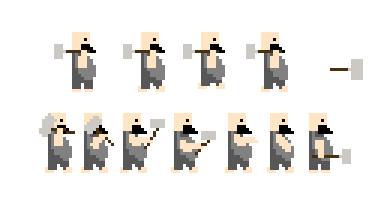
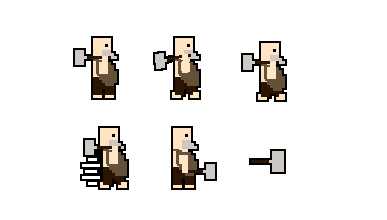
Revision of a layered w=387, h=220 image; what changed, layer by layer:
painted on "Tiro" (2nd of 2, in "Tiro") over [251, 59, 363, 172]
removed group "Atack1" (3 layers) from group "Atack" over [39, 113, 75, 173]
added layer "Contorno" (2nd of 6, in "Atack") in group "Atack" over [171, 126, 217, 190]
moved "Corpo" (1st of 5, in "Atack") into group "Atack", painted on it over [48, 113, 197, 188]
removed group "Atack2" (3 layers) from group "Atack" over [81, 113, 114, 173]
removed group "Atack3" (3 layers) from group "Atack" over [120, 113, 165, 173]
removed group "Atack4" (3 layers) from group "Atack" over [171, 113, 216, 173]
removed group "Atack5" (3 layers) from group "Atack" over [225, 113, 258, 173]
removed group "Atack6" (3 layers) from group "Atack" over [267, 113, 294, 173]
removed group "Atack7" (1 layers) from group "Atack" over [309, 113, 351, 173]
removed layer "Corpo" (7th of 11, in "Atack" › "Atack7") from group "Atack7" over [309, 113, 351, 173]
added layer "Contorno" (3rd of 6, in "Jump") in group "Jump" over [241, 41, 287, 102]
painted on "Martelo" (1st of 4, in "Jump") over [183, 44, 279, 79]
painted on "Corpo" (2nd of 5, in "Jump") over [201, 32, 285, 94]
added layer "Contorno" (4th of 6, in "Dash") in group "Dash" over [80, 126, 129, 190]
painted on "Martelo" (2nd of 4, in "Dash") over [85, 44, 282, 164]
moved "Cabeça" above "Corpo", painted on it over [100, 32, 285, 149]
painted on "Corpo" (3rd of 5, in "Dash") over [100, 53, 288, 188]
added layer "Contorno" (5th of 6, in "Run") in group "Run" over [153, 36, 201, 100]
painted on "Martelo" (3rd of 4, in "Run") over [123, 44, 191, 73]
painted on "Corpo" (4th of 5, in "Run") over [141, 32, 199, 86]
added layer "Contorno" (6th of 6, in "Idle") in group "Idle" over [73, 36, 119, 100]
painted on "Martelo" (4th of 4, in "Idle") over [54, 44, 111, 74]
painted on "Corpo" (5th of 5, in "Idle") over [72, 32, 117, 98]
…and 22 more changes (3 added, 2 painted, 17 removed)
